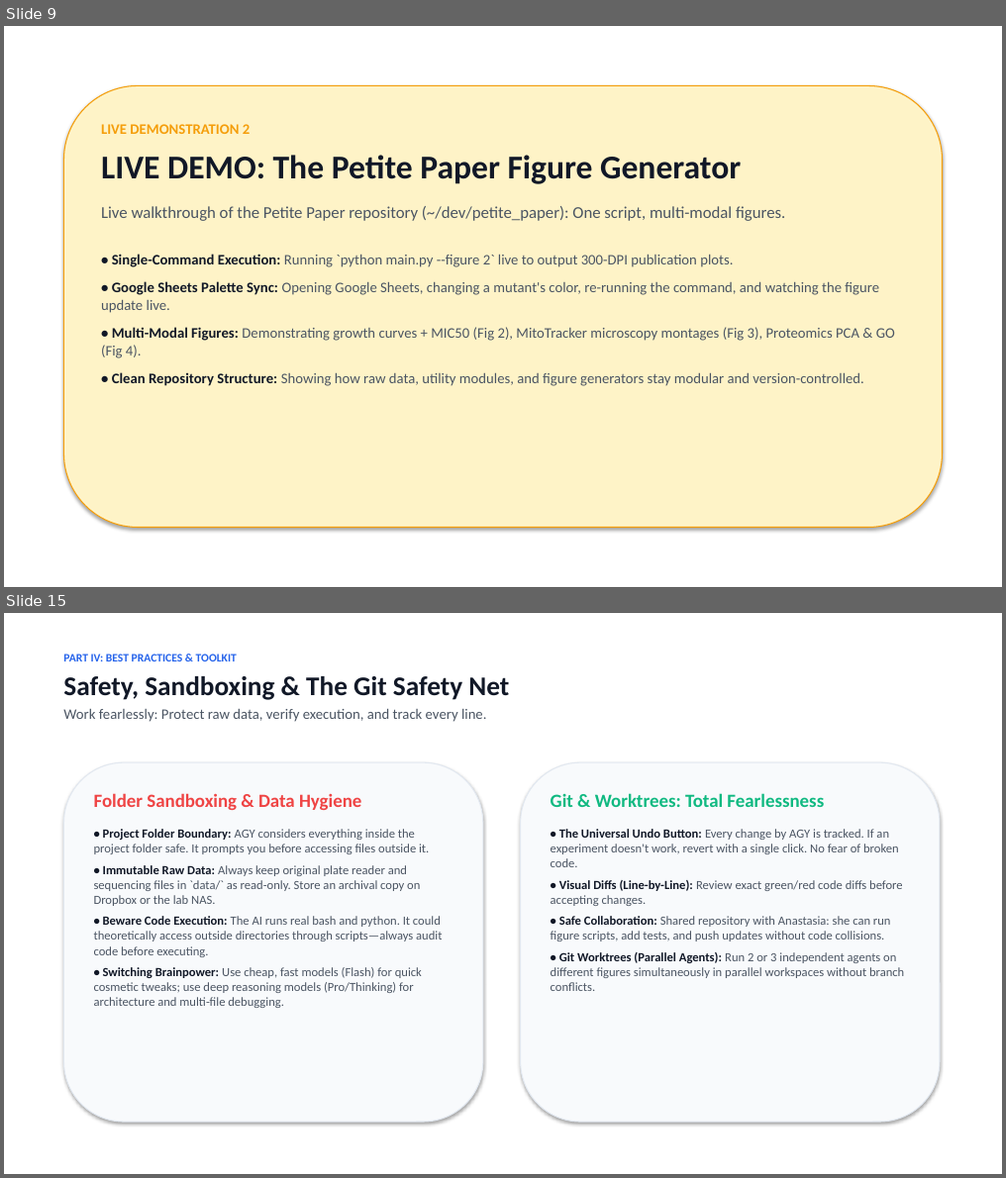
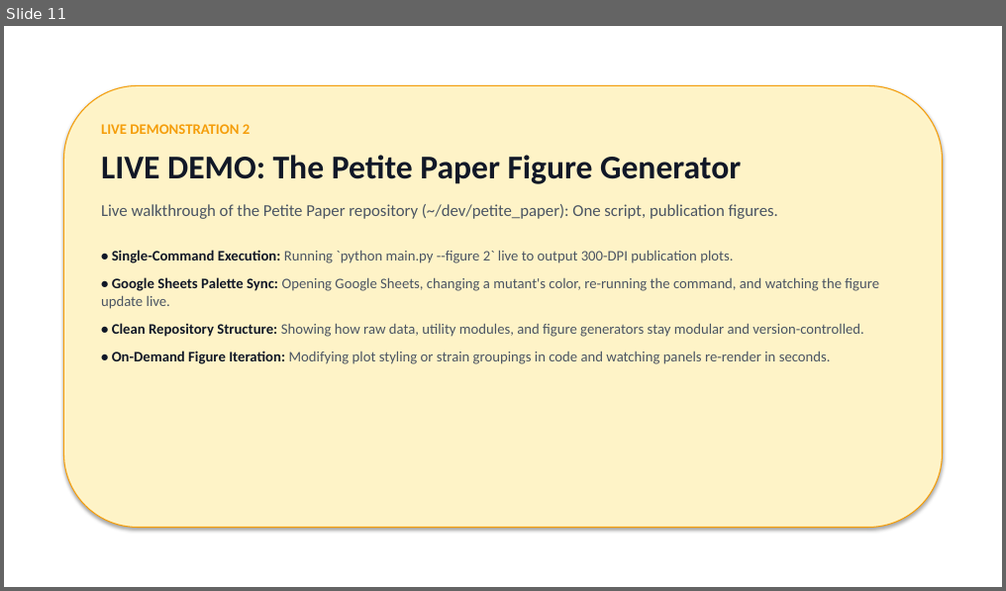
Before and after one commit to berman-lab/antigravity-intoduction-presentation, a slide deck: antigravity_lab_presentation.pptx. Shown one above the other, each under a label of ours: slides 9 and 15 before the commit, slide 11 after it; the slides between them are not shown. The pictures are 1006x1178 and 1006x591 pixels, drawn with LibreOffice and Linux fonts; fonts in the diff are those of the drawing. Boxes give left, top, right and bottom in pixels: in the first picture for what was removed or moved away, otherwise in the second. Text is boxed around its words. In the diff, an @@ line names an element or a change of style, - is before the commit and + after.

```diff
--- a/antigravity_lab_presentation.pptx
+++ b/antigravity_lab_presentation.pptx
@@ slide 15 removed at (4, 613, 1002, 1174), background #FFFFFF @@
@@ text removed at (63, 654, 509, 722) @@
-PART IV: BEST PRACTICES & TOOLKIT
-Safety, Sandboxing & The Git Safety Net
-Work fearlessly: Protect raw data, verify execution, and track every line.
@@ rounded rectangle removed at (63, 762, 483, 1122) @@
@@ rounded rectangle removed at (521, 762, 940, 1122) @@
@@ text removed at (94, 793, 442, 1008) @@
-Folder Sandboxing & Data Hygiene
-• Project Folder Boundary: AGY considers everything inside the project folder safe. It prompts you before accessing files outside it.
-• Immutable Raw Data: Always keep original plate reader and sequencing files in `data/` as read-only. Store an archival copy on Dropbox or the lab NAS.
-• Beware Code Execution: The AI runs real bash and python. It could theoretically access outside directories through scripts—always audit code before executing.
-• Switching Brainpower: Use cheap, fast models (Flash) for quick cosmetic tweaks; use deep reasoning models (Pro/Thinking) for architecture and multi-file debugging.
@@ text removed at (550, 793, 904, 991) @@
-Git & Worktrees: Total Fearlessness
-• The Universal Undo Button: Every change by AGY is tracked. If an experiment doesn't work, revert with a single click. No fear of broken code.
-• Visual Diffs (Line-by-Line): Review exact green/red code diffs before accepting changes.
-• Safe Collaboration: Shared repository with Anastasia: she can run figure scripts, add tests, and push updates without code collisions.
-• Git Worktrees (Parallel Agents): Run 2 or 3 independent agents on different figures simultaneously in parallel workspaces without branch conflicts.
@@ what was slide 9 is now slide 11 @@
@@ slide 11 changed as well @@
@@ text at (101, 204, 778, 219): text changed @@
-Live walkthrough of the Petite Paper repository (~/dev/petite_paper): One script, multi-modal figures.
+Live walkthrough of the Petite Paper repository (~/dev/petite_paper): One script, publication figures.
@@ text at (101, 327, 895, 359): paragraph removed @@
-• Multi-Modal Figures: Demonstrating growth curves + MIC50 (Fig 2), MitoTracker microscopy montages (Fig 3), Proteomics PCA & GO (Fig 4).
@@ text at (112, 351, 831, 365): paragraph added @@
+• On-Demand Figure Iteration: Modifying plot styling or strain groupings in code and watching panels re-render in seconds.
```
Also in this commit, not shown: 10 other slides changed, 17 slides added, 6 other slides removed, 1 other file.
